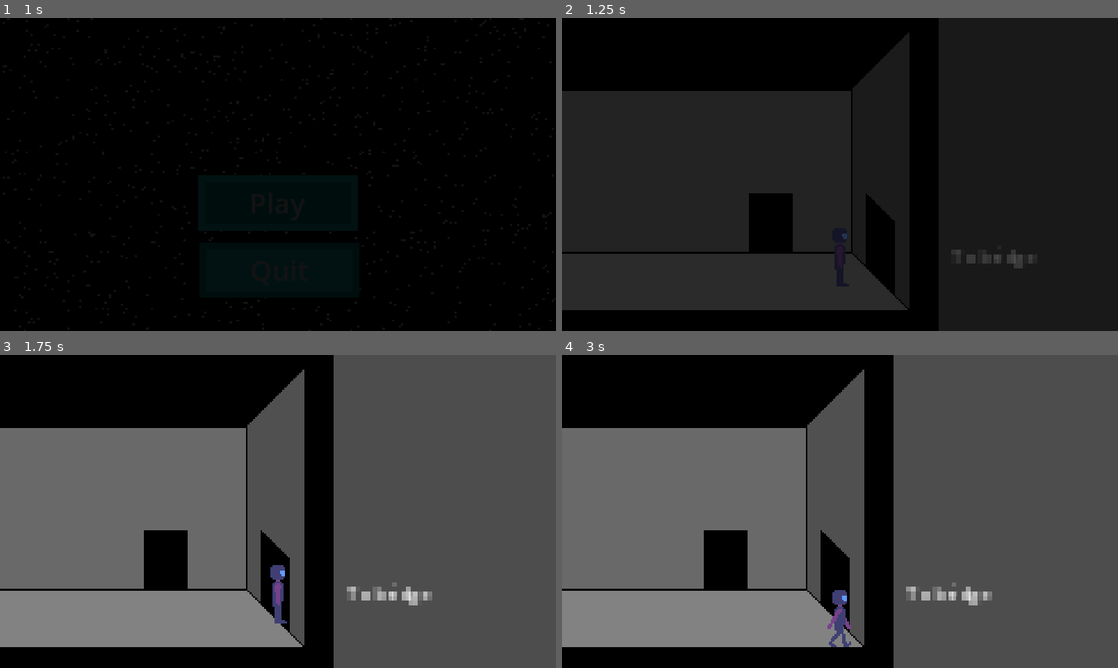
Above: before the commit, frames 1-4 (two rows, left to right).
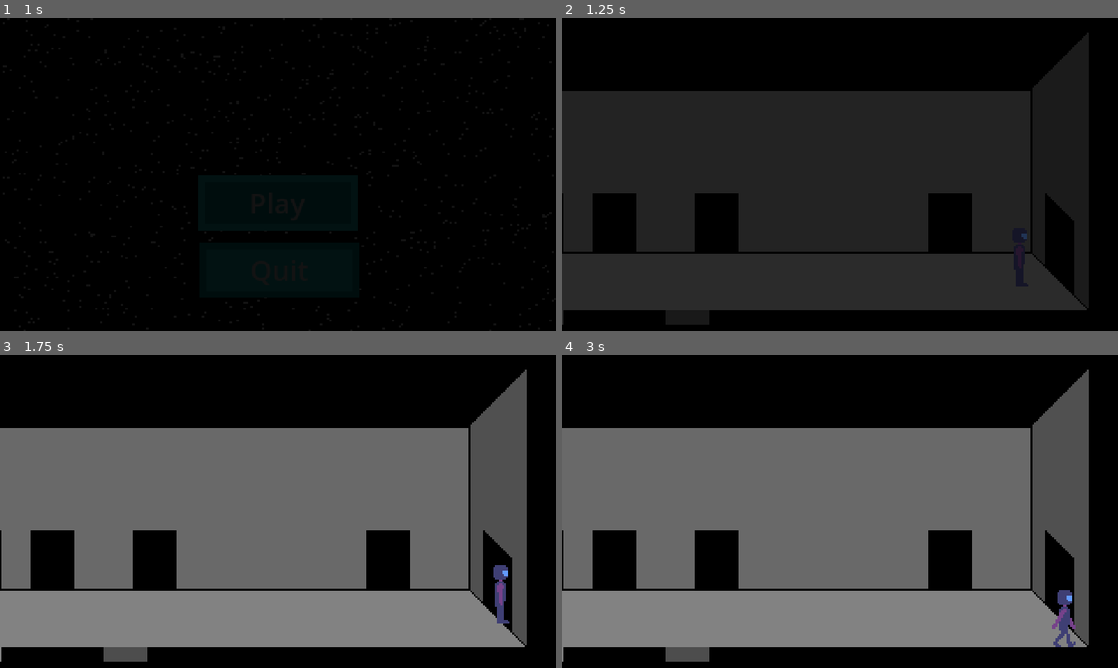
Above: after the commit, the same moments.

Repository: HuskyGameDev/2024s-team8
Game: Godot game, scene res://Scenes/main.tscn
Same seed, same stepped clock (60 frames per second), same inputs: the game is played once before the commit and once after it.
Inputs:
- Up to frame 1 (1 s): click "Play" at 0.5 s
- Up to frame 2 (1.25 s): no input
- Up to frame 3 (1.75 s): hold D (RIGHT) from 1.28 s (still down); hold F (INTERACT) from 1.28 s (still down)
- Up to frame 4 (3 s): tap Enter at 2 s; release D (RIGHT) at 2.03 s; release F (INTERACT) at 2.03 s; hold S (DOWN) 2.03-2.78 s; tap F (INTERACT) at 2.1 s; tap Space at 2.75 s; hold D (RIGHT) from 2.78 s (still down); hold F (INTERACT) from 2.78 s (still down)

Frame 1 is identical in both runs. In frame 2, 26% of the frame differs, in the area x 0-100%, y 0-100%; in frame 3, 48%; in frame 4, 48%.

Commit message:
created a camera limiter
in Stage Manager made a new function to change players camera limit when changing scenes

Diff:
--- a/CanvasLayer.gd
+++ b/CanvasLayer.gd
@@ -2,6 +2,7 @@
 
 
 var player_position
+var camera_limit
 
 func _ready():
 	get_node("ColorRect").hide()
@@ -22,3 +23,6 @@
 	get_node("AnimationPlayer").play("Fade_Out")
 	await get_node("AnimationPlayer").animation_finished
 	get_node("ColorRect").hide()
+
+func changeCamera(limit):
+	camera_limit = limit
--- a/Scenes/Main floor rooms/hallway_main.tscn
+++ b/Scenes/Main floor rooms/hallway_main.tscn
@@ -1,6 +1,6 @@
 [gd_scene load_steps=13 format=3 uid="uid://cfl3tm624omie"]
 
-[ext_resource type="Script" path="res://Scenes/Main floor rooms/hallway_main.gd" id="1_bi6r7"]
+[ext_resource type="Script" path="res://Scenes/hallway_main.gd" id="1_2l2uj"]
 [ext_resource type="PackedScene" uid="uid://cq1bq3u0u02u3" path="res://Scenes/player.tscn" id="2_2c41a"]
 [ext_resource type="TileSet" uid="uid://clwqjap3ihiu" path="res://Scenes/collision tileset.tres" id="2_c4a5q"]
 [ext_resource type="PackedScene" uid="uid://ny55otxbs0t" path="res://Scenes/tile_map.tscn" id="2_hisrq"]
@@ -29,7 +29,7 @@
 size = Vector2(24, 5)
 
 [node name="hallway_main" type="Node2D"]
-script = ExtResource("1_bi6r7")
+script = ExtResource("1_2l2uj")
 
 [node name="Collision" parent="." instance=ExtResource("2_hisrq")]
 texture_filter = 1
--- a/Scenes/Main floor rooms/research1.tscn
+++ b/Scenes/Main floor rooms/research1.tscn
@@ -22,3 +22,4 @@
 
 [node name="Player" parent="." instance=ExtResource("3_xppy5")]
 position = Vector2(80, 128)
+playerSpeed = 60
--- a/Scenes/Main floor rooms/hallway_main.gd
+++ b/Scenes/hallway_main.gd
@@ -10,41 +10,36 @@
 func _process(delta):
 	pass
 
-#DOES NOT WORK, MESSING AROUND
-#func _setCameraLimits(left, right, top, bottom):
-#	#change camera limits
-#	var cam
-#	cam.limit_left = 0
-#	cam.limit_right = 496
-#	cam.limit_top = 0
-#	cam.limit_bottom.set(160)
-
 
 func _on_mess_hall_body_entered(body):
 	const MESS = preload("res://Scenes/Main floor rooms/mess_hall.tscn")
 	if body.name == "Player":
 		StageManager.changeScene(MESS, 232, 120)
+		StageManager.changeCamera(304)
 
 
 func _on_research_room_body_entered(body):
 	const RESEARCH = preload("res://Scenes/Main floor rooms/research1.tscn")
 	if body.name == "Player":
 		StageManager.changeScene(RESEARCH, 80, 128)
+		StageManager.changeCamera(304)
 
 
 func _on_pod_body_entered(body):
 	const POD = preload("res://Scenes/Main floor rooms/pod.tscn")
 	if body.name == "Player":
-		pass#StageManager.changeScene(POD, 232, 120) code for when scene exists
+		pass#StageManager.changeScene(POD, 232, 120) StageManager.changeCamera(310) code for when scene exists
 
 
 func _on_bunks_body_entered(body):
 	const BUNKS = preload("res://Scenes/Main floor rooms/bunks.tscn")
 	if body.name == "Player":
 		StageManager.changeScene(BUNKS, 240, 144)
+		StageManager.changeCamera(304)
 
 
 func _on_supply_closet_body_entered(body):
 	const SUPPLY = preload("res://Scenes/Main floor rooms/supply_closet.tscn")
 	if body.name == "Player":
 		StageManager.changeScene(SUPPLY, 128, 120)
+		StageManager.changeCamera(304)
--- a/main.gd
+++ b/main.gd
@@ -4,6 +4,7 @@
 func _on_play_pressed():
 	const HALLWAY_MAIN = preload("res://Scenes/Main floor rooms/hallway_main.tscn")
 	StageManager.changeScene(HALLWAY_MAIN, 442, 131)
+	StageManager.changeCamera(496)
 
 func _on_quit_pressed():
 	get_tree().quit()
--- a/player.gd
+++ b/player.gd
@@ -13,6 +13,7 @@
 func _ready():
 	screen_size = get_viewport_rect().size
 	position = StageManager.player_position
+	get_node("Camera2D").limit_right = StageManager.camera_limit
 
 func _swap_attention():
 	#print("Before: "+str(hasAttention))
